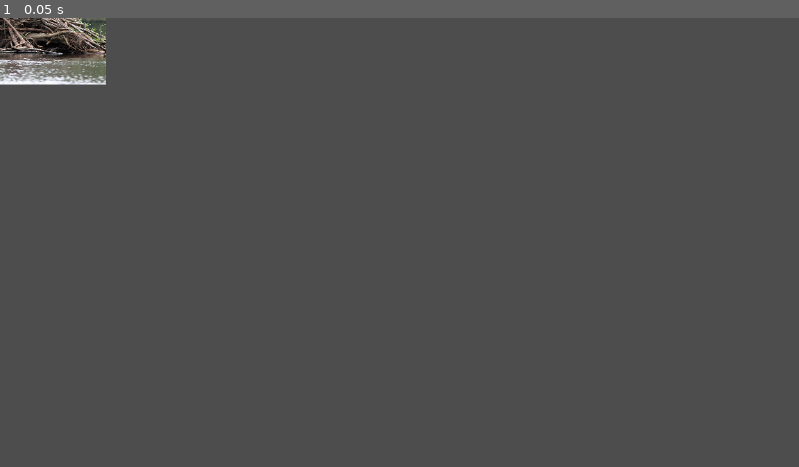
Above: before the commit, frame 1.
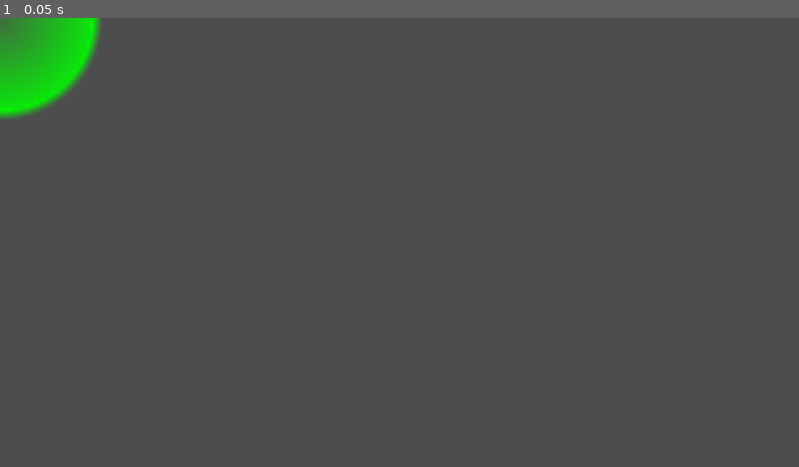
Above: after the commit, the same moment.

Repository: BigWing06/CS3-CapstoneProject
Game: Godot game, scene res://Tower/tower.tscn
The game is run twice, just before and just after one commit, with the same random seed, the same clock (stepped at 60 frames per second) and the same inputs. This scene is started directly instead of the project's main scene.
Inputs:
- Up to frame 1 (0.05 s): no input

The runs differ from the first frame. In frame 1, 2.4% of the frame differs, in the area x 0-14%, y 0-23%.
Error in both runs: Attempt to call function 'get_node' in base 'null instance' on a null instance. (res://globals/globals.gd:4)

Commit message:
Creation of placement zone logic

Diff:
--- a/Tower/tower.gd
+++ b/Tower/tower.gd
@@ -1,4 +1,7 @@
-extends CharacterBody2D
+extends StaticBody2D
+
+@onready var placementZone = $placementZone
+@onready var towerRange = $towerRange
 
 var _size:float = 50 #Size of the tower image
 var _tower #Stores tower type
@@ -19,7 +22,20 @@
 
 func build():
 	_mode = "placed"
+	towerRange.visible = false
 
 func _process(delta: float) -> void:
 	if _mode == "setup":
 		position = get_global_mouse_position()
+
+func checkPlacementArea() -> bool: #Checks to see if the current placement position of the tower is valid returns true if ok
+	if(len(placementZone.get_overlapping_bodies())<=1): #Area 2d will always collide with self which is why it must be less than or equal to 1
+		return true
+	else:
+		return false
+
+func updatePlacementCircle(body: Node2D) -> void:
+	if checkPlacementArea():
+		towerRange.modulate = Color(0, 255, 0)
+	else:
+		towerRange.modulate = Color(255, 0, 0)
--- a/Tower/tower.tscn
+++ b/Tower/tower.tscn
@@ -1,11 +1,40 @@
-[gd_scene load_steps=3 format=3 uid="uid://djnn0aexdoj6v"]
+[gd_scene load_steps=5 format=3 uid="uid://djnn0aexdoj6v"]
 
-[ext_resource type="Texture2D" uid="uid://b63xngnxoan4s" path="res://World/istockphoto-175389602-612x612.jpg" id="1_iockt"]
 [ext_resource type="Script" path="res://Tower/tower.gd" id="1_p08au"]
 
-[node name="Tower" type="CharacterBody2D"]
+[sub_resource type="CircleShape2D" id="CircleShape2D_5owoy"]
+radius = 27.8927
+
+[sub_resource type="Gradient" id="Gradient_5t0mp"]
+offsets = PackedFloat32Array(0, 0.592885, 0.596838, 0.662338, 1)
+colors = PackedColorArray(1, 1, 1, 0.184314, 1, 1, 1, 0.85098, 1, 1, 1, 1, 0.4, 0.4, 0.4, 0, 1, 1, 1, 0)
+
+[sub_resource type="GradientTexture2D" id="GradientTexture2D_4nl6p"]
+gradient = SubResource("Gradient_5t0mp")
+fill = 1
+fill_from = Vector2(0.5, 0.5)
+
+[node name="Tower" type="StaticBody2D"]
+collision_layer = 8
+collision_mask = 8
 script = ExtResource("1_p08au")
+
+[node name="CollisionShape2D" type="CollisionShape2D" parent="."]
+shape = SubResource("CircleShape2D_5owoy")
+
+[node name="placementZone" type="Area2D" parent="."]
+collision_layer = 8
+collision_mask = 8
+
+[node name="CollisionShape2D" type="CollisionShape2D" parent="placementZone"]
+shape = SubResource("CircleShape2D_5owoy")
+
+[node name="towerRange" type="Sprite2D" parent="."]
+scale = Vector2(5, 5)
+texture = SubResource("GradientTexture2D_4nl6p")
 
 [node name="towerIcon" type="Sprite2D" parent="."]
 scale = Vector2(0.5, 0.5)
-texture = ExtResource("1_iockt")
+
+[connection signal="body_entered" from="placementZone" to="." method="updatePlacementCircle"]
+[connection signal="body_exited" from="placementZone" to="." method="updatePlacementCircle"]
--- a/World/world.tscn
+++ b/World/world.tscn
@@ -6,13 +6,24 @@
 [ext_resource type="PackedScene" uid="uid://dn7u6vy4aavqe" path="res://Enemy/enemy_spawn.tscn" id="4_scxhl"]
 [ext_resource type="PackedScene" uid="uid://da8r8qt5moqv6" path="res://Enemy/Enemy.tscn" id="6_8n07r"]
 
+[sub_resource type="RectangleShape2D" id="RectangleShape2D_1uwai"]
+size = Vector2(151, 94)
+
 [node name="World" type="Node2D"]
 
 [node name="TileMaps" parent="." instance=ExtResource("1_xcin8")]
 
 [node name="Player" parent="." instance=ExtResource("2_wbp8x")]
 
-[node name="Base" type="Sprite2D" parent="."]
+[node name="StaticBody2D" type="StaticBody2D" parent="."]
+collision_layer = 8
+collision_mask = 8
+
+[node name="CollisionShape2D" type="CollisionShape2D" parent="StaticBody2D"]
+position = Vector2(500.5, 399)
+shape = SubResource("RectangleShape2D_1uwai")
+
+[node name="Base" type="Sprite2D" parent="StaticBody2D"]
 position = Vector2(500, 400)
 scale = Vector2(0.25, 0.25)
 texture = ExtResource("4_il71a")
--- a/globals/utils.gd
+++ b/globals/utils.gd
@@ -22,5 +22,4 @@
 	var image = load(path)
 	if (null == image):
 		image = fileNotFound
-	print(image)
 	return image
--- a/inventory/craftingMenu/crafting_menu.gd
+++ b/inventory/craftingMenu/crafting_menu.gd
@@ -27,16 +27,16 @@
 	selectedTowerChanged.emit(_towerTypesList[_selectedTowerInt]) #Signal emited for the craftingMenuTowerListInstance scenes to connect to to change which item is highlighted
 
 func _build() -> void: #Runs when the left mouse button is clicked and checks to see if the player can built the tower and then builds it
-	_towerInstance.build()
-	_towerInstance = null
-	_updatePlacingTower(_towerTypesList[_selectedTowerInt])
+	if _towerInstance.checkPlacementArea(): #Checks to make sure that the position is valid
+		_towerInstance.build()
+		_towerInstance = null
+		_updatePlacingTower(_towerTypesList[_selectedTowerInt])
 
 func _process(delta: float) -> void:
 	if Input.is_action_just_pressed("toggleBuildMenu"):
 		_toggleMenu()
 
 func _on_selected_tower_changed(tower: Variant) -> void:
-	print(utils)
 	var towerInfo = utils.towerTypesJSON[tower]
 	$Control/towerTitle.text = towerInfo['name']
 	$Control/towerImage.texture = utils.loadImage(utils.towerImageRootPath + tower + '.png')
Not shown: 1 places in World/world.tscn that only renumber resources
